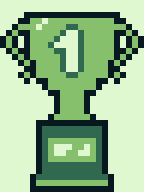
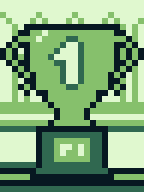
Two versions of the same layered image (144 x 192). Layer-by-layer changes:
removed layer "Background" over (0, 12, 144, 192)
added layer "Background2" above "Pasted Layer" over (0, 24, 144, 180)
added layer "Pasted Layer" over (0, 12, 144, 192)
